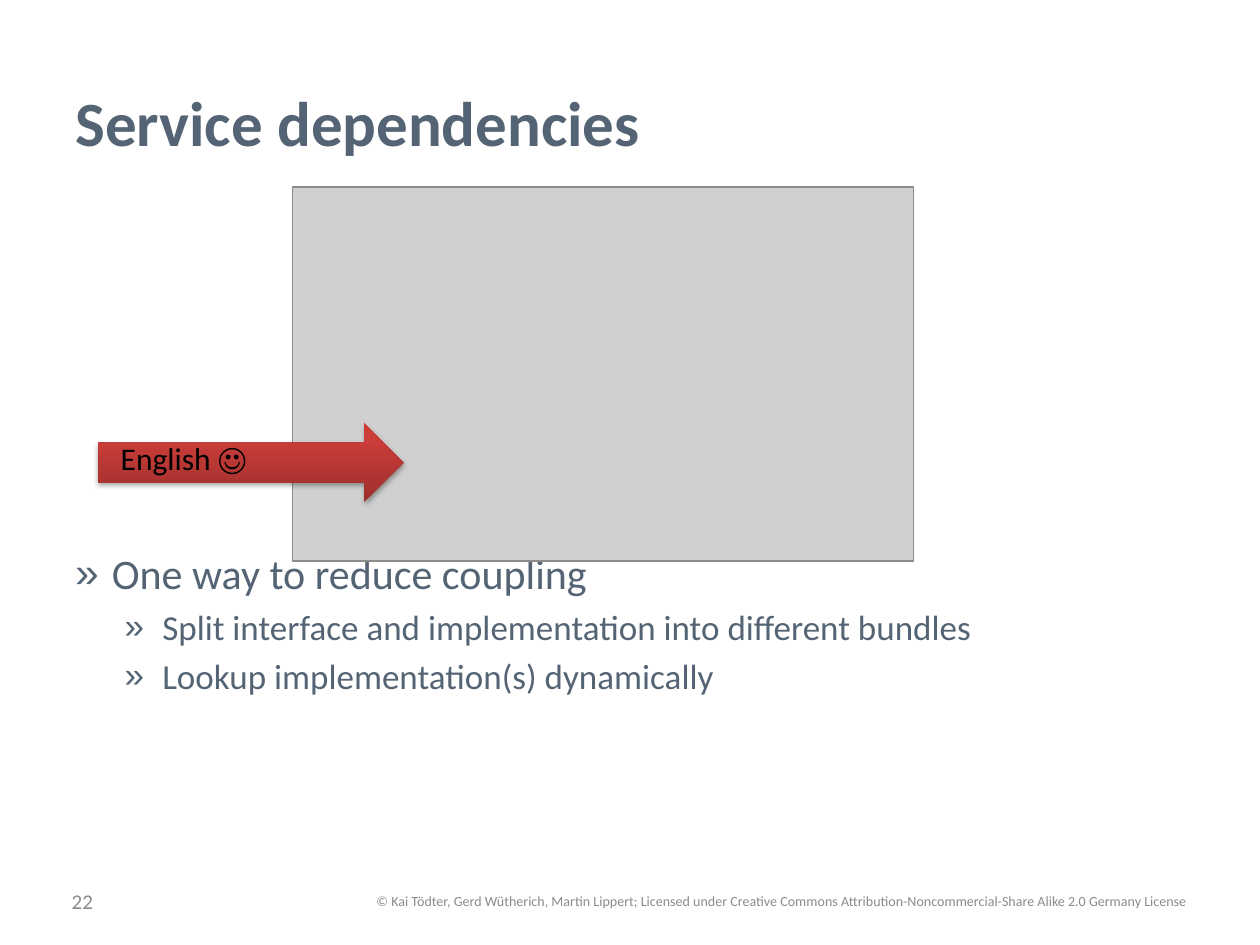
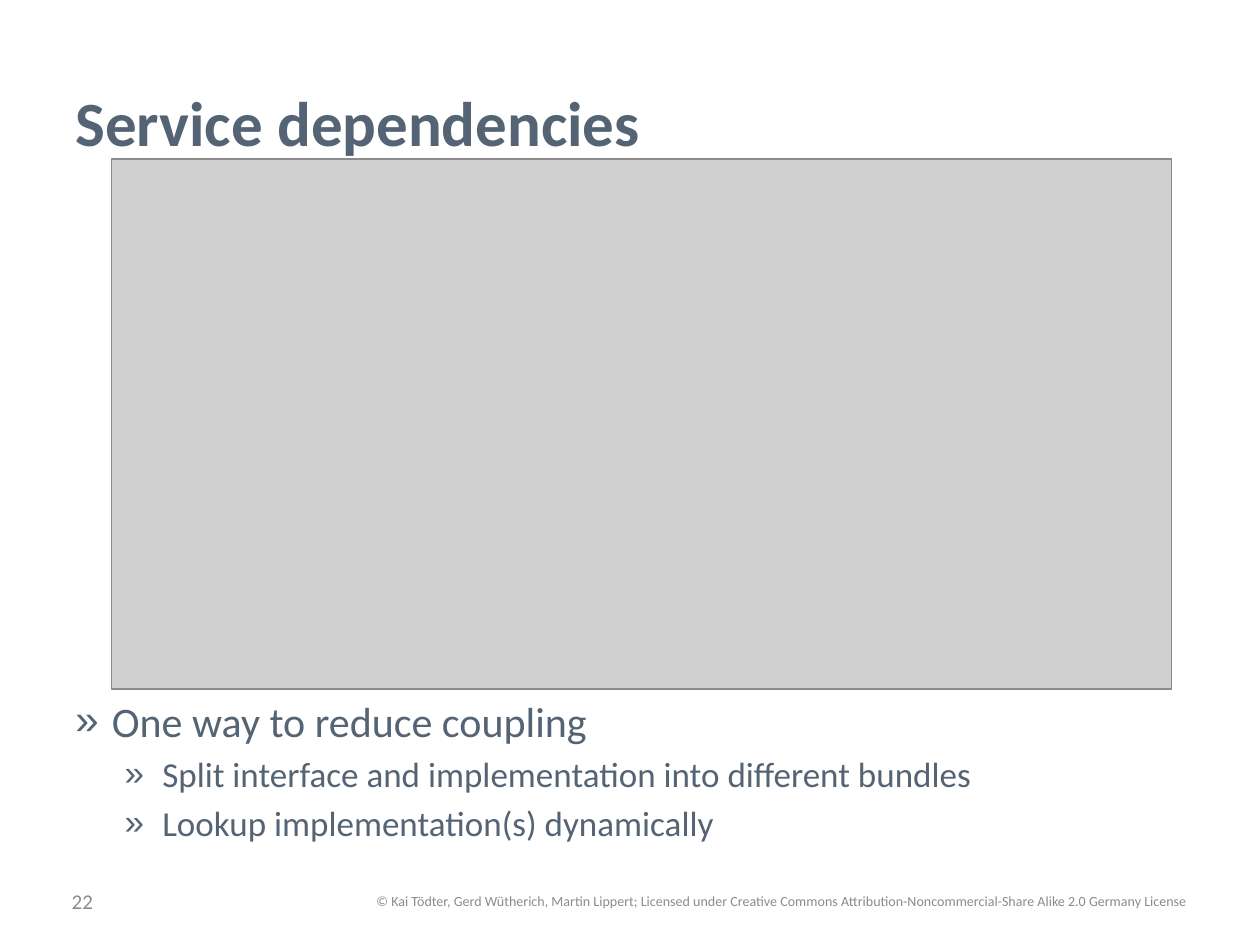
Before and after one commit to osgi-forks/osgi-person-manager, a slide deck: slide 22 of presentations/Patterns and Best Practices for dynamic OSGi Applications.pptx. Drawn at 1260x945 pixels with LibreOffice and Linux fonts; fonts in the diff are those of the drawing; grey boxes stand for pictures; background and template pictures are left out. Boxes give left, top, right and bottom in pixels: in the first picture for what was removed or moved away, otherwise in the second. Text is boxed around its words. In the diff, an @@ line names an element or a change of style, - is before the commit and + after.

```diff
--- a/presentations/Patterns and Best Practices for dynamic OSGi Applications.pptx
+++ b/presentations/Patterns and Best Practices for dynamic OSGi Applications.pptx
@@ picture added at [112, 159, 1172, 689] @@
@@ picture removed at [292, 186, 914, 561] @@
@@ right arrow removed at [98, 423, 403, 503] @@
@@ text removed at [121, 448, 211, 476] @@
-English ☺
@@ text "One way to reduce coupling" rewrapped from [112, 555, 971, 695] to [112, 708, 971, 842] @@
```
Also in this commit, not shown: 13 other slides changed, 2 slides added, 5 slides removed.
